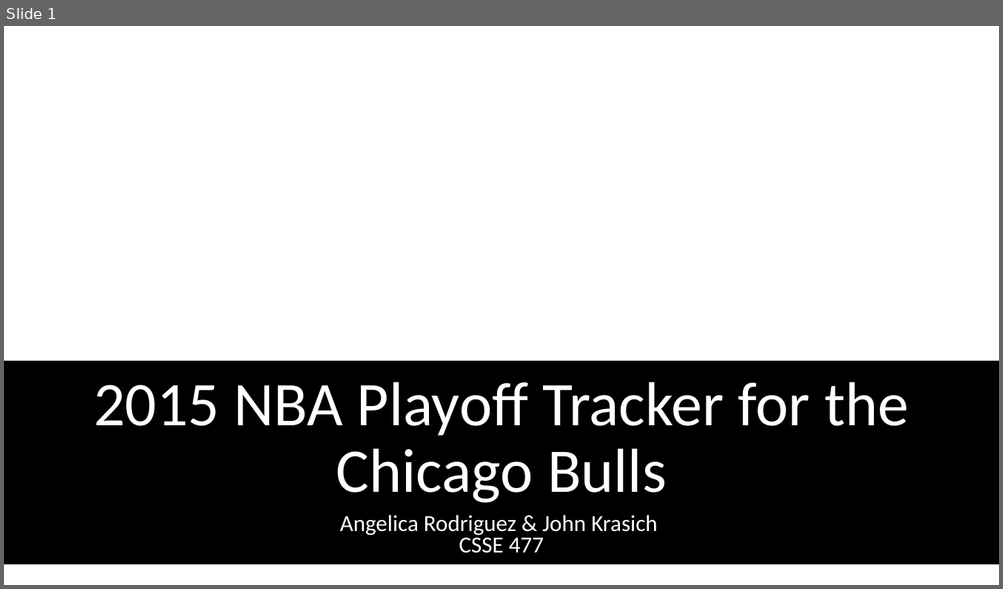
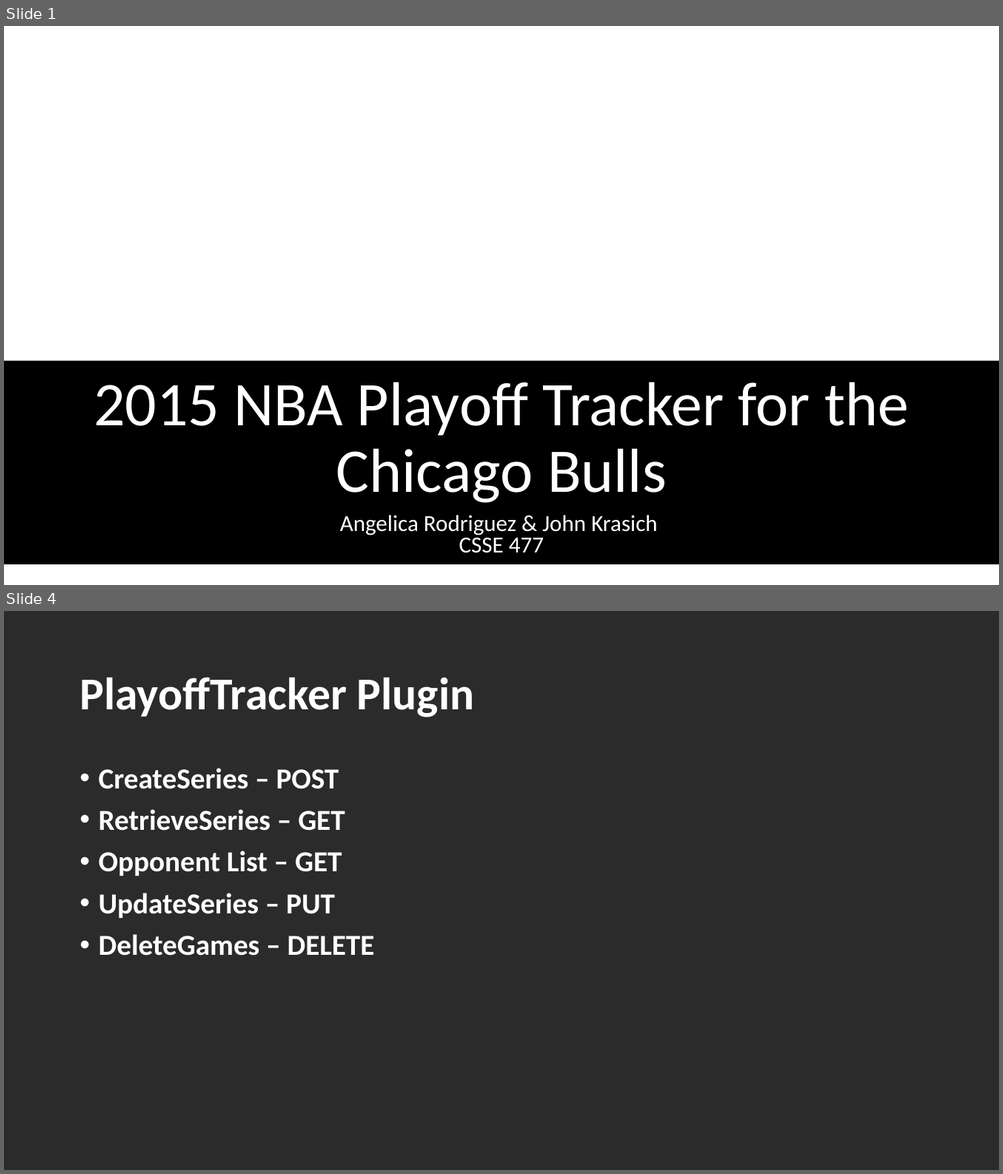
Before and after one commit to krasicji/Architecture-Final-Project, a slide deck: FinalPresentation.pptx. Shown one above the other, each under a label of ours: slide 1 before the commit, slides 1 and 4 after it; the slides between them are not shown. The pictures are 1003x589 and 1003x1174 pixels, drawn with LibreOffice and Linux fonts; fonts in the diff are those of the drawing; background and template pictures are left out; a plain dark background stands for a picture behind light text. Boxes give left, top, right and bottom in pixels: in the first picture for what was removed or moved away, otherwise in the second. Text is boxed around its words. In the diff, an @@ line names an element or a change of style, - is before the commit and + after.

```diff
--- a/FinalPresentation.pptx
+++ b/FinalPresentation.pptx
@@ slide 4 added at (4,611,999,1170), background picture (left out) @@
@@ title added at (79,677,474,718), 44 pt, text #FFFFFF, bold @@
+PlayoffTracker Plugin
@@ text added at (99,768,375,956), 28 pt, text #FFFFFF, bold @@
+• CreateSeries – POST
+• RetrieveSeries – GET
+• Opponent List – GET
+• UpdateSeries – PUT
+• DeleteGames – DELETE
```
Also in this commit, not shown: 2 slides changed, 2 other slides added, 2 slides removed, 6 other files.
